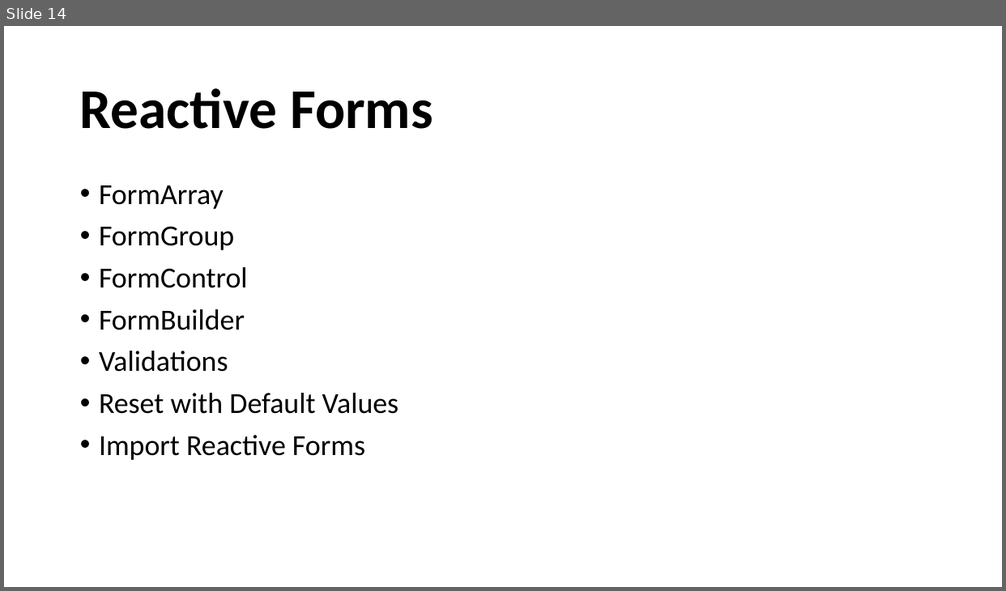
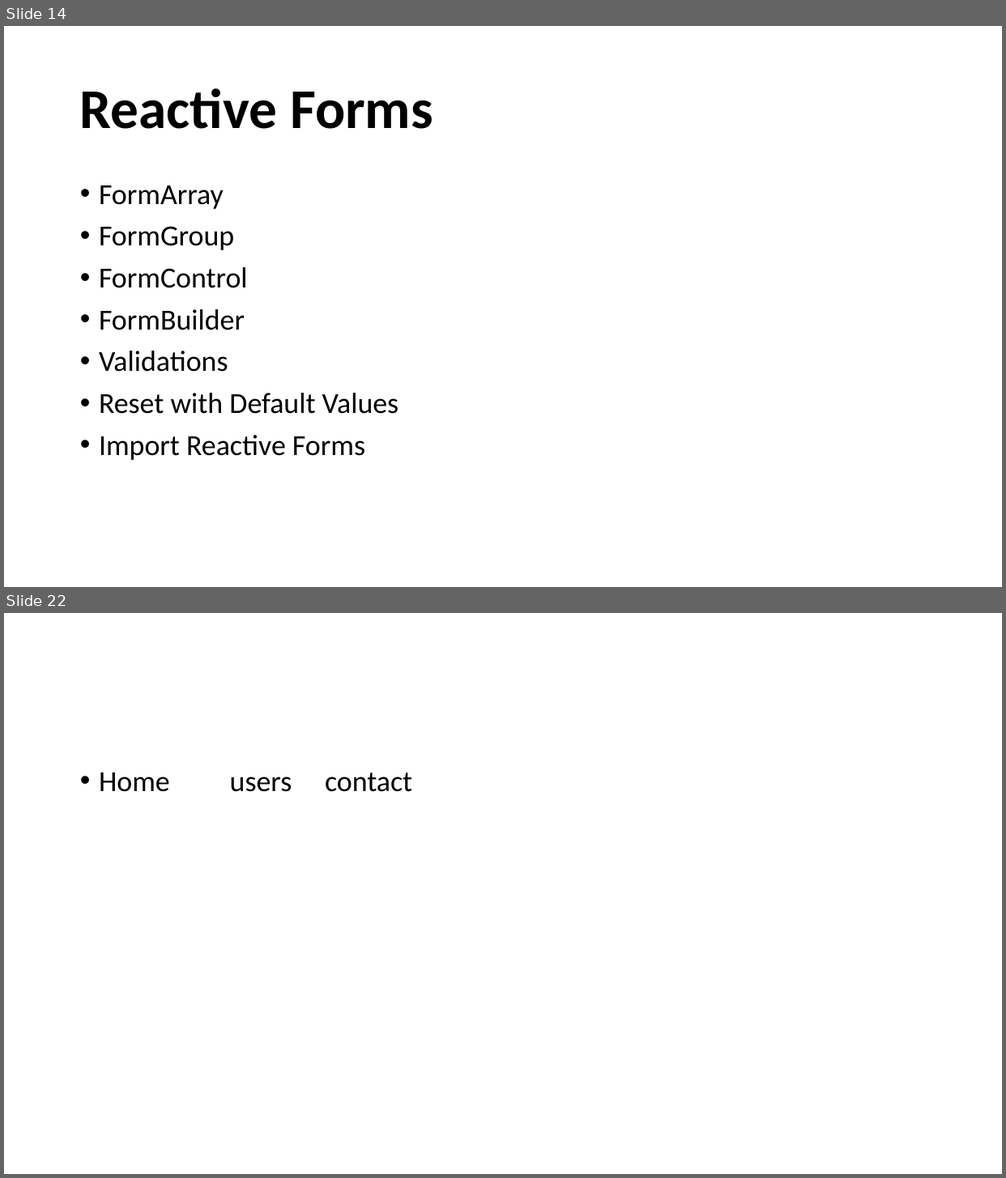
Before and after one commit to raharshi/angular-kh, a slide deck: src/assets/AngularByRaharshi.pptx. Shown one above the other, each under a label of ours: slide 14 before the commit, slides 14 and 22 after it; the slides between them are not shown. The pictures are 1006x591 and 1006x1178 pixels, drawn with LibreOffice and Linux fonts; fonts in the diff are those of the drawing; background and template pictures are left out. Boxes give left, top, right and bottom in pixels: in the first picture for what was removed or moved away, otherwise in the second. Text is boxed around its words. In the diff, an @@ line names an element or a change of style, - is before the commit and + after.

```diff
--- a/src/assets/AngularByRaharshi.pptx
+++ b/src/assets/AngularByRaharshi.pptx
@@ slide 22 added at [4, 613, 1002, 1174], background picture (left out) @@
@@ text added at [99, 773, 412, 792], 28 pt, text #000000 @@
+• Home users contact
```
Also in this commit, not shown: 7 other slides added, 1 slide removed, 16 other files.
